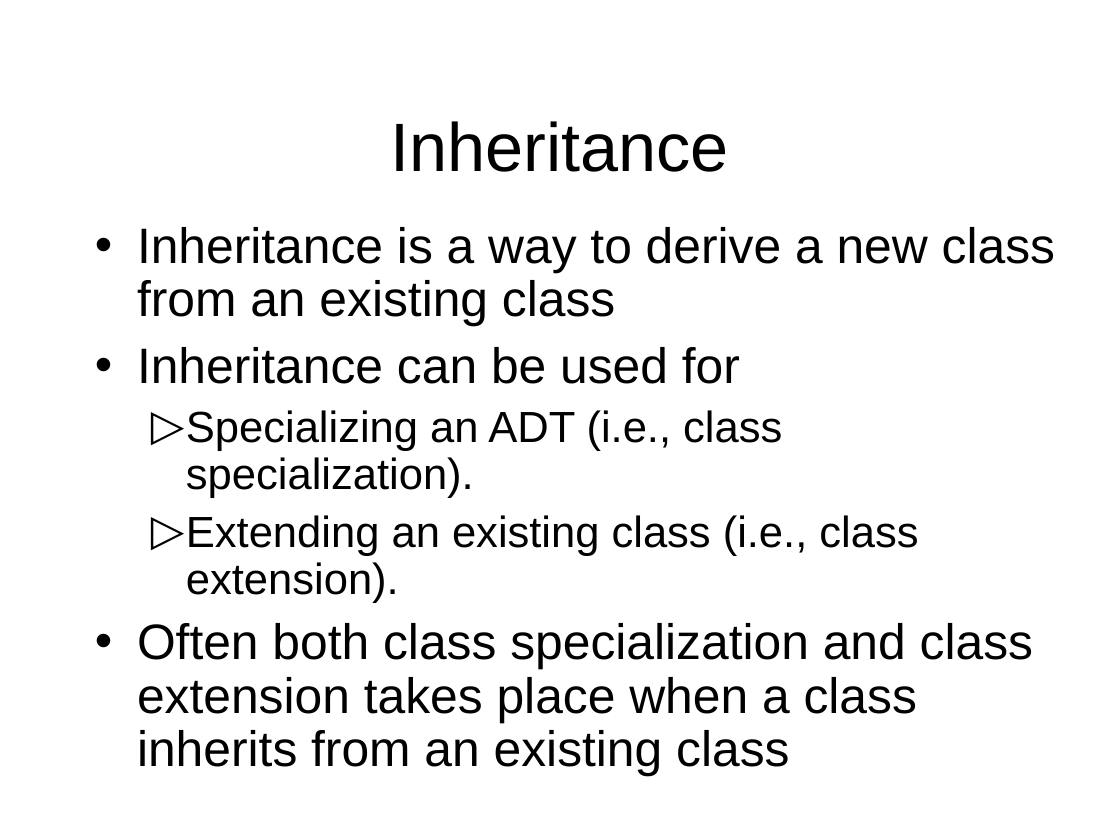
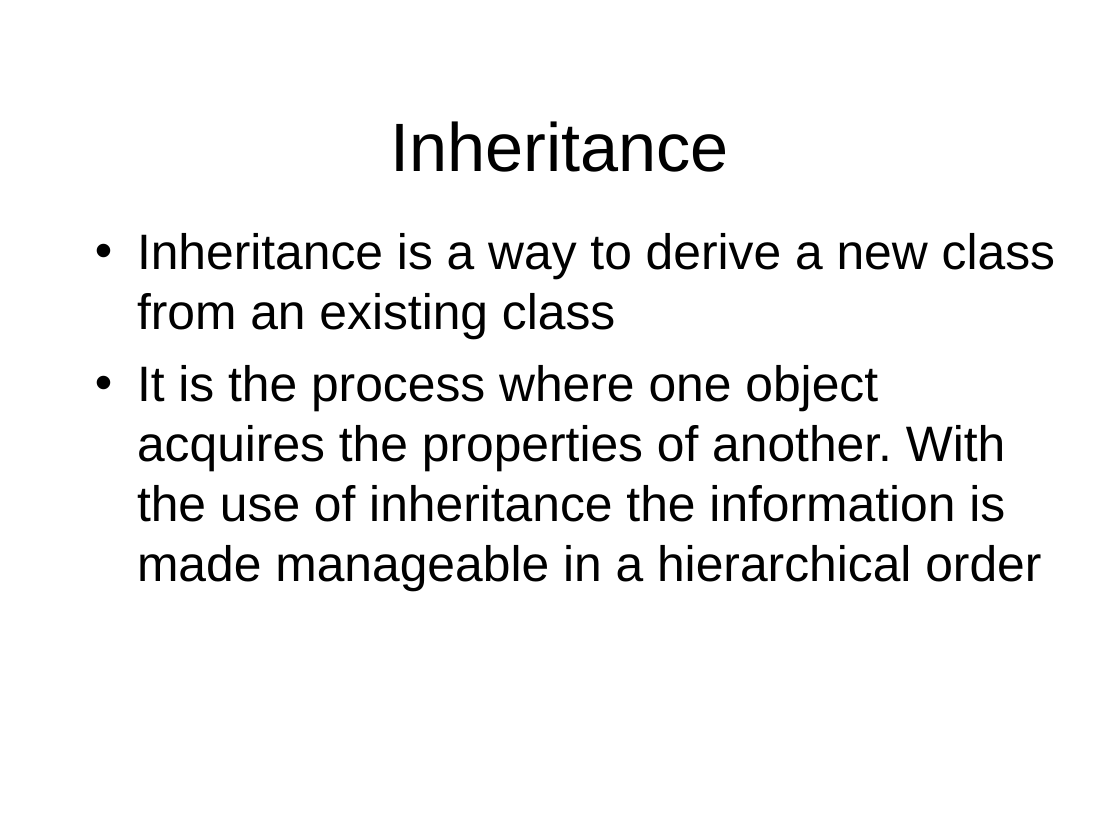
Before and after one commit to octaviordz/zjnu2017.github.io, a slide deck: slide 5 of OOP/lectures/040--Inheritance.and.Interfaces.ppt (slide 10 before the commit). Drawn at 1120x840 pixels with LibreOffice and Linux fonts; fonts in the diff are those of the drawing. Boxes give left, top, right and bottom in pixels: in the first picture for what was removed or moved away, otherwise in the second. Text is boxed around its words. In the diff, an @@ line names an element or a change of style, - is before the commit and + after.

```diff
--- a/OOP/lectures/040--Inheritance.and.Interfaces.ppt
+++ b/OOP/lectures/040--Inheritance.and.Interfaces.ppt
@@ text at [137, 233, 1055, 340]: line spacing 0.9 to 1 @@
@@ text at [137, 365, 1041, 591]: text changed @@
-• Inheritance can be used for
-  ▷ Specializing an ADT (i.e., class specialization).
-  ▷ Extending an existing class (i.e., class extension).
-• Often both class specialization and class extension takes place when a class inherits from an existing class
+• It is the process where one object acquires the properties of another. With the use of inheritance the information is made manageable in a hierarchical order
```
Also in this commit, not shown: 31 other slides changed, 6 slides added, 8 slides removed, 1 other file.
